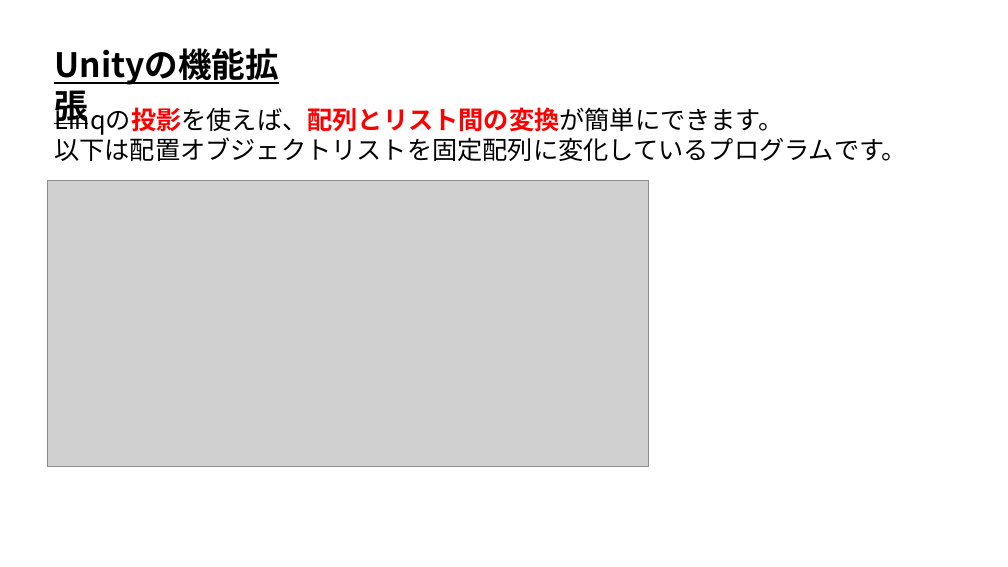
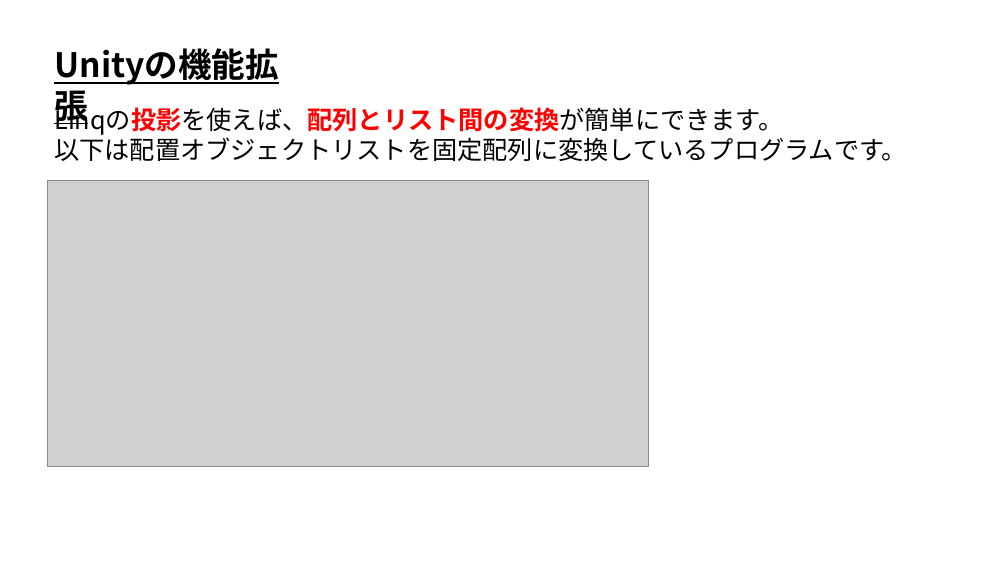
Before and after one commit to ArakiYusuke-Ohara/Textbook, a slide deck: slide 26 of ゲーム科2年/00_前期/ゲーム開発Ⅱ/01_Unityでステージエディタ.pptx. Drawn at 1008x567 pixels with LibreOffice and Linux fonts; fonts in the diff are those of the drawing; grey boxes stand for pictures. Boxes give left, top, right and bottom in pixels: in the first picture for what was removed or moved away, otherwise in the second. Text is boxed around its words. In the diff, an @@ line names an element or a change of style, - is before the commit and + after.

Commit message:
スライド微修正

```diff
--- a/ゲーム科2年/00_前期/ゲーム開発Ⅱ/01_Unityでステージエディタ.pptx
+++ b/ゲーム科2年/00_前期/ゲーム開発Ⅱ/01_Unityでステージエディタ.pptx
@@ text at (54, 133, 907, 161): text changed @@
-以下は配置オブジェクトリストを固定配列に変化しているプログラムです。
+以下は配置オブジェクトリストを固定配列に変換しているプログラムです。
```
